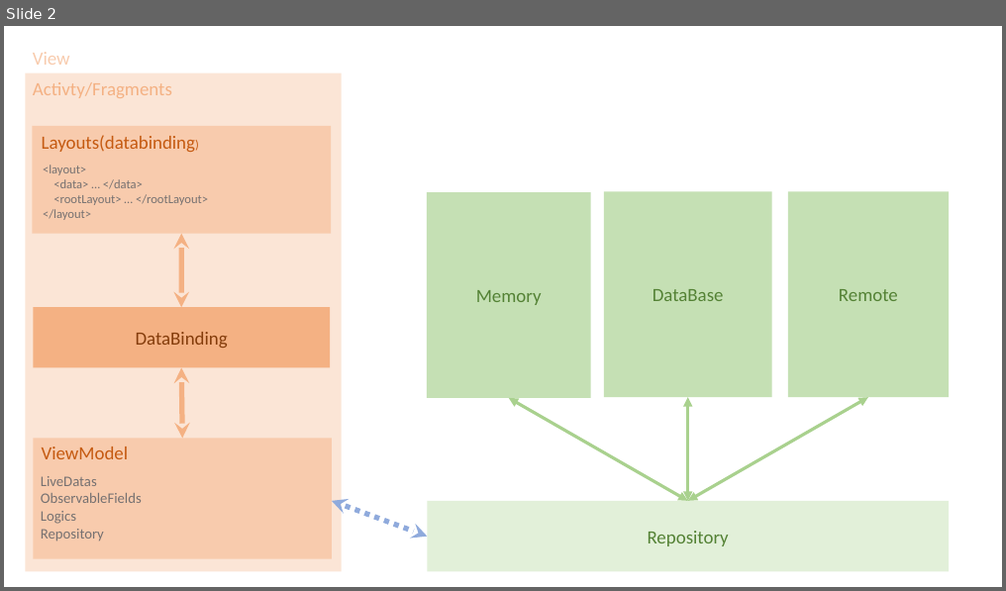
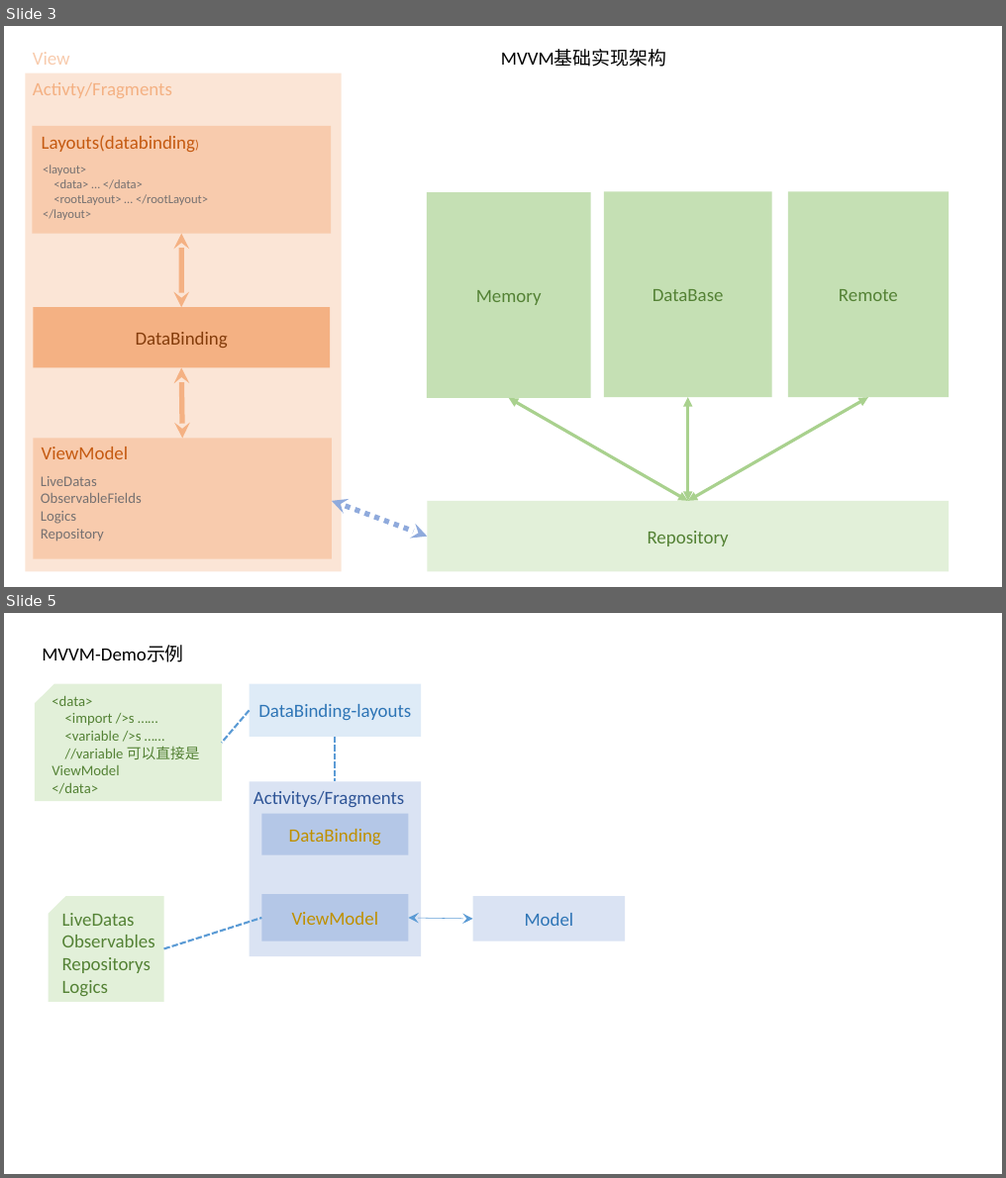
Before and after one commit to Ung8023/AndroidStudy, a slide deck: Note/架构/Android 架构.pptx. Shown one above the other, each under a label of ours: slide 2 before the commit, slides 3 and 5 after it; the slides between them are not shown. The pictures are 1006x591 and 1006x1178 pixels, drawn with LibreOffice and Linux fonts; fonts in the diff are those of the drawing. Boxes give left, top, right and bottom in pixels: in the first picture for what was removed or moved away, otherwise in the second. Text is boxed around its words. In the diff, an @@ line names an element or a change of style, - is before the commit and + after.

```diff
--- a/Note/架构/Android 架构.pptx
+++ b/Note/架构/Android 架构.pptx
@@ slide 5 added at (4,613,1002,1174), background #FFFFFF @@
@@ text added at (42,645,184,663), 18 pt, text #000000 @@
+MVVM-Demo示例
@@ snip rect added at (35,684,222,802), fill #E2F0D9 @@
@@ text added at (52,696,200,794), 14 pt, text #548235 @@
+<data>
+<import />s ……
+<variable />s ……
+//variable 可以直接是ViewModel
+</data>
@@ rectangle added at (250,684,422,737), fill #DEEBF7, 18 pt, text #2E75B6 @@
+DataBinding-layouts
@@ line added from (250, 710) to (222, 743), #5B9BD5 2 pt dashed @@
@@ line added from (335, 737) to (335, 782), #5B9BD5 2 pt dashed @@
@@ rectangle added at (250,782,422,958), fill #DAE3F3 @@
@@ text added at (253,791,404,807), 18 pt, text #2F5597 @@
+Activitys/Fragments
@@ rectangle added at (261,814,408,856), fill #B4C7E7, 18 pt, text #BF9000 @@
+DataBinding
@@ snip rect added at (49,897,164,1002), fill #E2F0D9 @@
@@ rectangle added at (261,894,408,942), fill #B4C7E7, 18 pt, text #BF9000 @@
+ViewModel
@@ rectangle added at (473,897,626,942), fill #DAE3F3, 18 pt, text #2E75B6 @@
+Model
@@ text added at (62,913,155,996), 18 pt, text #548235 @@
+LiveDatas
+Observables
+Repositorys
+Logics
@@ line added from (164, 950) to (261, 918), #5B9BD5 2 pt dashed @@
@@ double arrow added from (408, 918) to (473, 919), #5B9BD5 0.5 pt @@
@@ what was slide 2 is now slide 3 @@
@@ slide 3 changed as well @@
@@ text added at (501,50,666,67), 18 pt, text #000000 @@
+MVVM基础实现架构
```
Also in this commit, not shown: 1 other slide changed, 9 other slides added, 2 other files.
